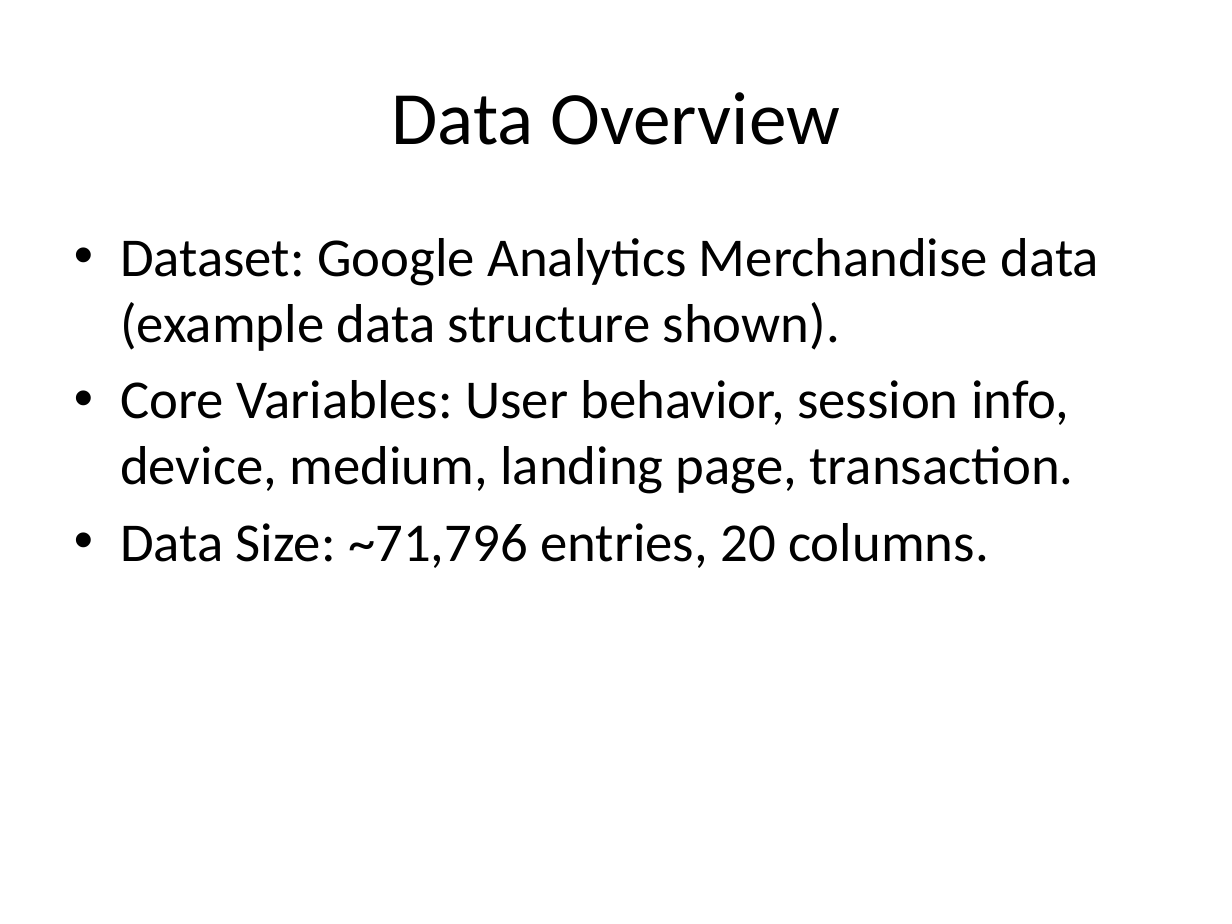
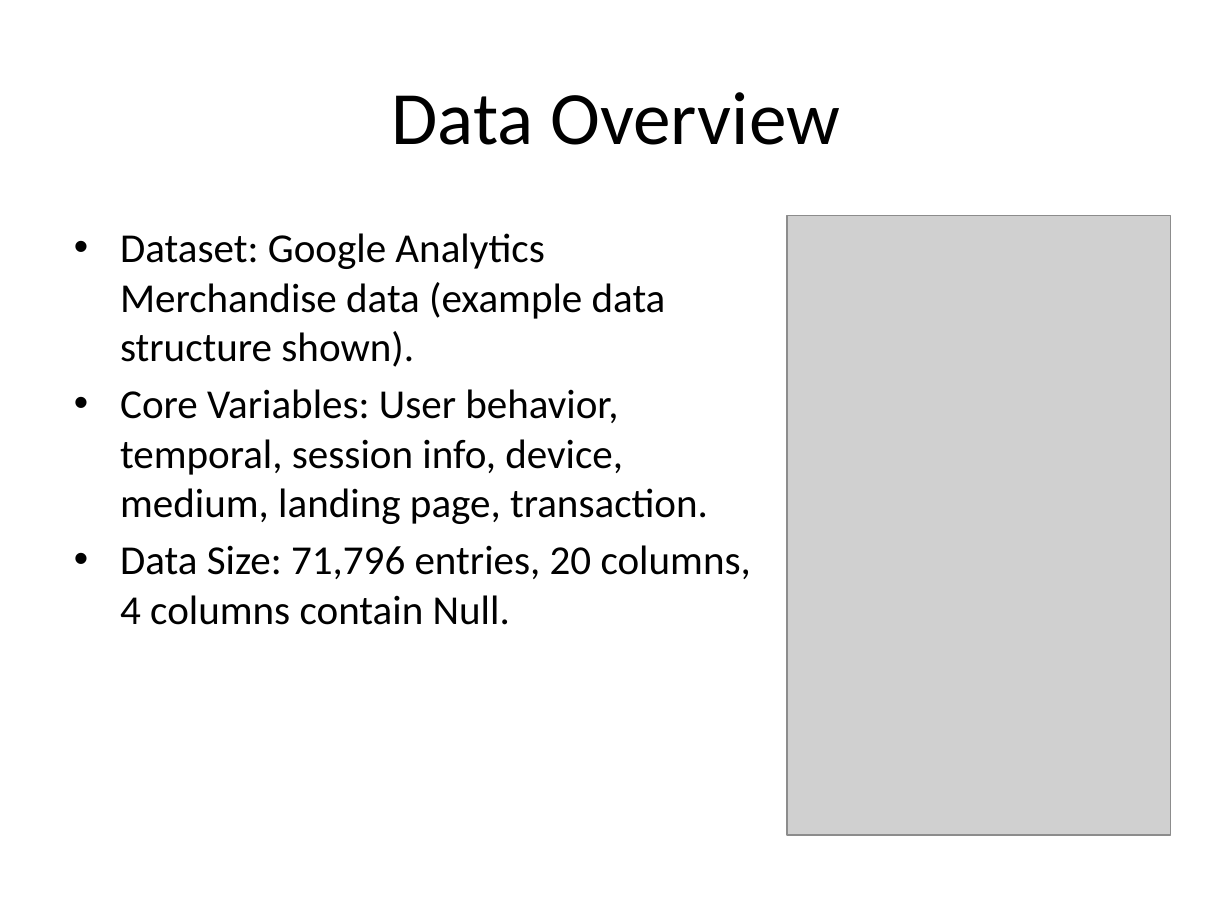
Before and after one commit to wfgoh/modules, a slide deck: slide 4 of presentation.pptx. Drawn at 1232x924 pixels with LibreOffice and Linux fonts; fonts in the diff are those of the drawing; grey boxes stand for pictures. Boxes give left, top, right and bottom in pixels: in the first picture for what was removed or moved away, otherwise in the second. Text is boxed around its words. In the diff, an @@ line names an element or a change of style, - is before the commit and + after.

```diff
--- a/presentation.pptx
+++ b/presentation.pptx
@@ text at (x1=120, y1=233, x2=666, y2=367): size 32 to 24 pt in "Dataset: Google Analytics Merchandise data (example data ..."; less space between paragraphs @@
@@ picture added at (x1=787, y1=216, x2=1170, y2=835) @@
@@ text at (x1=120, y1=389, x2=751, y2=625): text changed; size 32 to 24 pt @@
-• Core Variables: User behavior, session info, device, medium, landing page, transaction.
-• Data Size: ~71,796 entries, 20 columns.
+• Core Variables: User behavior, temporal, session info, device, medium, landing page, transaction.
+• Data Size: 71,796 entries, 20 columns, 4 columns contain Null.
```
Also in this commit, not shown: 9 other slides changed, 1 slide added, 1 slide removed.
